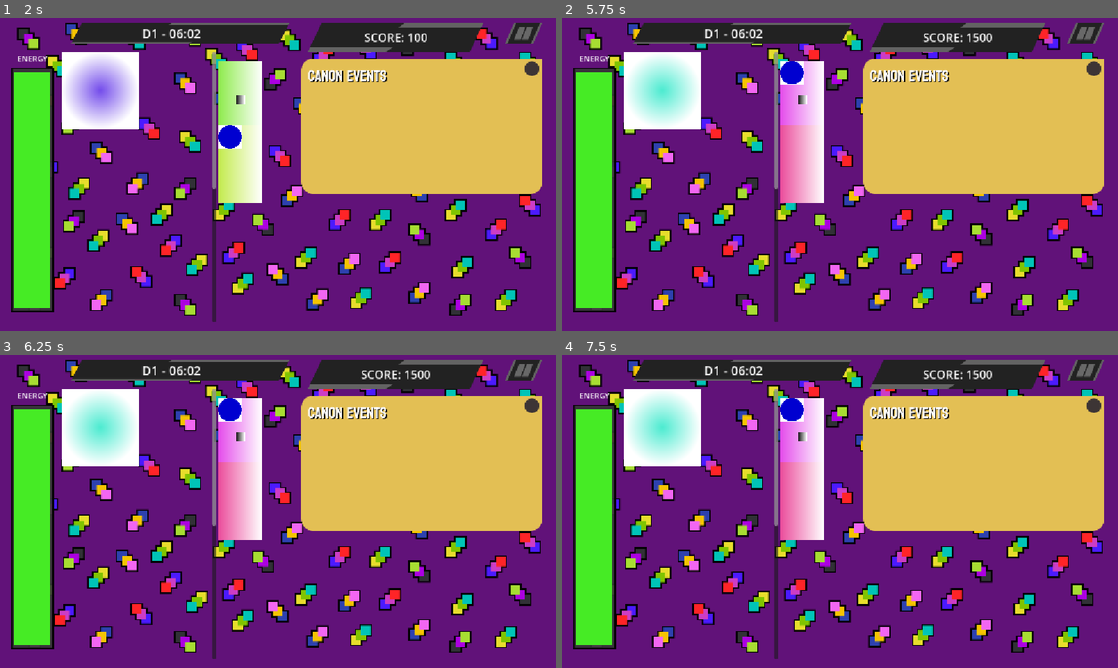
Above: before the commit, frames 1-4 (two rows, left to right).
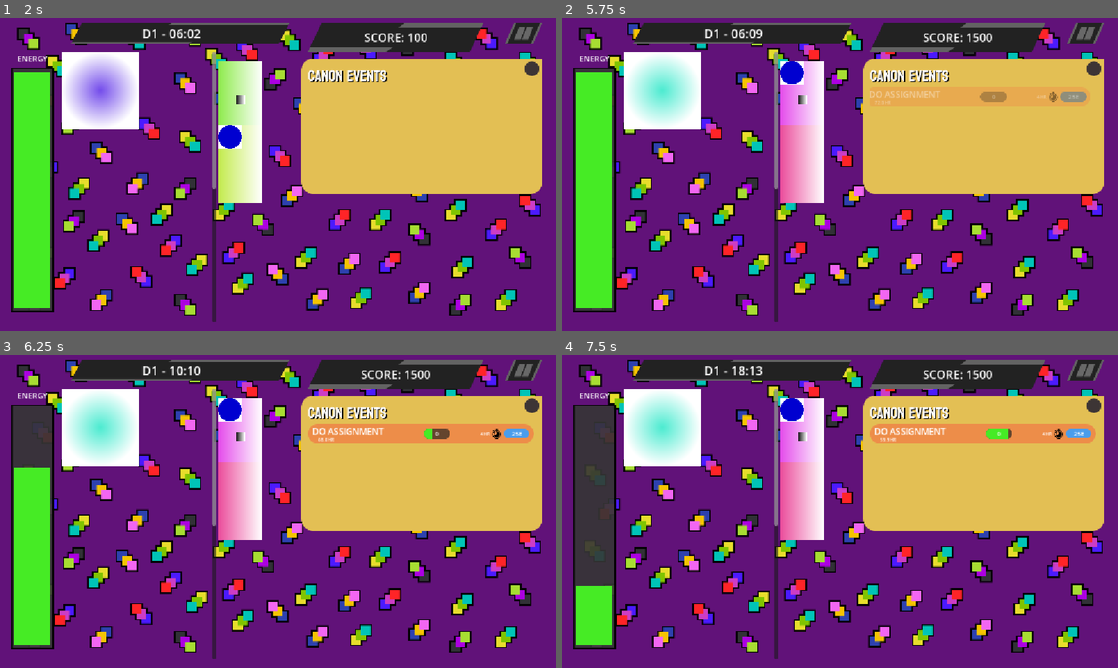
Above: after the commit, the same moments.

Repository: shi-reker/ScrollMaxxer
Game: Godot game, scene res://Scenes/main_menu.tscn
Same seed, same stepped clock (60 frames per second), same inputs: the game is played once before the commit and once after it. The engine's default icon, where the game draws it, is replaced by a stand-in: a white triangle on a blue panel in a dark square.
Inputs (mouse positions are in pixels of both pictures, inside the frame that each line leads up to):
- Up to frame 1 (2 s): click (278, 187) at 0.5 s; click (227, 61) at 1.25 s
- Up to frame 2 (5.75 s): click (789, 124) at 2 s; click (789, 61) at 2.75 s; click (789, 124) at 3.5 s; click (789, 61) at 4.25 s; click (789, 124) at 5 s
- Up to frame 3 (6.25 s): click (511, 433) at 5.75 s, where only the run after the commit has a clickable "25e"
- Up to frame 4 (7.5 s): click (1079, 433) at 6.5 s, where only the run after the commit has a clickable "25e"; click (1079, 433) at 7.25 s, where only the run after the commit has a clickable "25e"

Frame 1 is identical in both runs. In frame 2, 0.5% of the frame differs, in the area x 34-95%, y 3-28%; in frame 3, 3.8%; in frame 4, 6.2%, in the area x 2-96%, y 3-74%.

Commit message:
instant finnish effect

Diff:
--- a/Scenes/tasks.tscn
+++ b/Scenes/tasks.tscn
@@ -5,6 +5,7 @@
 [ext_resource type="Script" uid="uid://bgte6vaxsgn1i" path="res://scripts/tasks/tasks.gd" id="2_x5snx"]
 [ext_resource type="Texture2D" uid="uid://c0treun1h0rdd" path="res://assets/UI/task progress bar 2.png" id="3_x5snx"]
 [ext_resource type="Texture2D" uid="uid://c73et24m04wcl" path="res://assets/UI/watch icon.png" id="4_0eaug"]
+[ext_resource type="Texture2D" uid="uid://bteubtxyq82df" path="res://assets/complete_task_label.png" id="5_stw6w"]
 [ext_resource type="Texture2D" uid="uid://sh3c0simb568" path="res://assets/UI/buttons/tasks/progress button idle.png" id="6_x5snx"]
 [ext_resource type="Texture2D" uid="uid://d2lyjpam4odrm" path="res://assets/UI/buttons/tasks/progress button pressed.png" id="7_0eaug"]
 [ext_resource type="Texture2D" uid="uid://qjo103v2eo7q" path="res://assets/UI/buttons/tasks/progress button hover.png" id="8_stw6w"]
@@ -30,7 +31,7 @@
 [sub_resource type="LabelSettings" id="LabelSettings_h6juf"]
 font_size = 12
 
-[node name="Task" type="TextureRect" unique_id=500604406 node_paths=PackedStringArray("taskTitle", "taskDue", "taskPBar", "taskPNum", "taskPDur", "taskPCost", "freeTex")]
+[node name="Task" type="TextureRect" unique_id=500604406 node_paths=PackedStringArray("taskTitle", "taskDue", "taskPBar", "taskPNum", "taskPDur", "taskPCost", "freeTex", "complTex")]
 offset_right = 468.0
 offset_bottom = 30.0
 texture = ExtResource("1_et2hn")
@@ -42,6 +43,7 @@
 taskPDur = NodePath("HBoxContainer2/HBoxContainer/ProgressDur")
 taskPCost = NodePath("HBoxContainer2/HBoxContainer/ProgressButton/Label")
 freeTex = NodePath("HBoxContainer2/HBoxContainer/ProgressButton/Label/FreeTex")
+complTex = NodePath("HBoxContainer2/HBoxContainer/ProgressDur/ComplTex")
 
 [node name="titles" type="VBoxContainer" parent="." unique_id=990017564]
 layout_mode = 0
@@ -128,6 +130,22 @@
 label_settings = SubResource("LabelSettings_y8knx")
 uppercase = true
 
+[node name="ComplTex" type="TextureRect" parent="HBoxContainer2/HBoxContainer/ProgressDur" unique_id=561340471]
+visible = false
+layout_mode = 1
+anchors_preset = 8
+anchor_left = 0.5
+anchor_top = 0.5
+anchor_right = 0.5
+anchor_bottom = 0.5
+offset_left = -32.0
+offset_top = -32.0
+offset_right = 32.0
+offset_bottom = 32.0
+grow_horizontal = 2
+grow_vertical = 2
+texture = ExtResource("5_stw6w")
+
 [node name="TimerIcon" type="TextureRect" parent="HBoxContainer2/HBoxContainer" unique_id=2045178293]
 layout_mode = 2
 size_flags_vertical = 4
--- a/scripts/autoloads/enums.gd
+++ b/scripts/autoloads/enums.gd
@@ -12,7 +12,7 @@
 	MORE_ENERGY,
 	ZERO_ENERGY,
 	TIME_STOP,
-	FINNISH_TASK
+	INSTANT_FINNISH
 }
 
 enum Meme {
--- a/scripts/effect_manager.gd
+++ b/scripts/effect_manager.gd
@@ -18,10 +18,21 @@
 			world.to_do_list.enableGeneration = false
 			world.to_do_list.toggle_progress.emit(false)
 			world.clockCounter = 0
-		Enums.Effect.FINNISH_TASK:
-			pass
+
+		Enums.Effect.INSTANT_FINNISH:
+			var to_do_list: ToDoList = world.to_do_list
+			print("discounting: ", to_do_list.tasks.size())
+			for task in to_do_list.tasks:
+				task.is_instant_finnish_task = true
+			to_do_list.detected_task_completed.connect(
+				_on_instant_finnish_task_pressed.bind(to_do_list), CONNECT_ONE_SHOT
+			)
 
 func _on_zero_energy_task_pressed(world: Main, to_do_list: ToDoList):
 	for task in to_do_list.tasks:
 		task.is_zero_energy = false
 	to_do_list.detected_task_completed.disconnect(func(): _on_zero_energy_task_pressed(world, to_do_list))
+func _on_instant_finnish_task_pressed(_completed_task: Task, to_do_list: ToDoList):
+	for task in to_do_list.tasks:
+		task.is_instant_finnish_task = false
+	to_do_list.detected_task_completed.disconnect(_on_instant_finnish_task_pressed)
--- a/scripts/memes/meme_manager.gd
+++ b/scripts/memes/meme_manager.gd
@@ -62,7 +62,7 @@
 		return
 	is_effect_exist = true
 	existing_effect = Enums.Effect.values().pick_random()
-	existing_effect = Enums.Effect.TIME_STOP
+	existing_effect = Enums.Effect.INSTANT_FINNISH
 	effected_meme = meme_nodes.pick_random()
 	effected_meme.prepaire_effect(texture_of_effect[existing_effect])
 
@@ -76,5 +76,5 @@
 	Enums.Effect.MORE_ENERGY: load("res://assets/temp_effect_sprite.tres"),
 	Enums.Effect.ZERO_ENERGY : load("res://assets/temp_effect_sprite.tres"),
 	Enums.Effect.TIME_STOP: load("res://assets/temp_effect_sprite.tres"),
-	Enums.Effect.FINNISH_TASK: load("res://assets/temp_effect_sprite.tres"),
+	Enums.Effect.INSTANT_FINNISH: load("res://assets/temp_effect_sprite.tres"),
 }
--- a/scripts/tasks/tasks.gd
+++ b/scripts/tasks/tasks.gd
@@ -8,6 +8,7 @@
 @export var taskPDur:Label
 @export var taskPCost:Label
 @export var freeTex:TextureRect
+@export var complTex:TextureRect
 
 var taskDetails:Task_base
 var taskCategory:Task_base.Category
@@ -24,6 +25,13 @@
 const FAIL_SLIDE := 30.0
 const SLIDE_TIME := 0.35
 
+@onready var is_instant_finnish_task: bool = false:
+	set(value):
+		is_instant_finnish_task = value
+		if value == true:
+			complTex.show()
+		else :
+			complTex.hide()
 @onready var is_zero_energy: bool = false:
 	set(value):
 		is_zero_energy = value
@@ -206,7 +214,7 @@
 
 	on_do_task.emit(timeConsumed, energyConsumed)
 
-	if taskPBar.value >= 100:
+	if taskPBar.value >= 100 or is_instant_finnish_task:
 		complete_task()
 
 func complete_task():
Binary file added: assets/complete_task_label.png
Not shown, added: assets/complete_task_label.png.import
